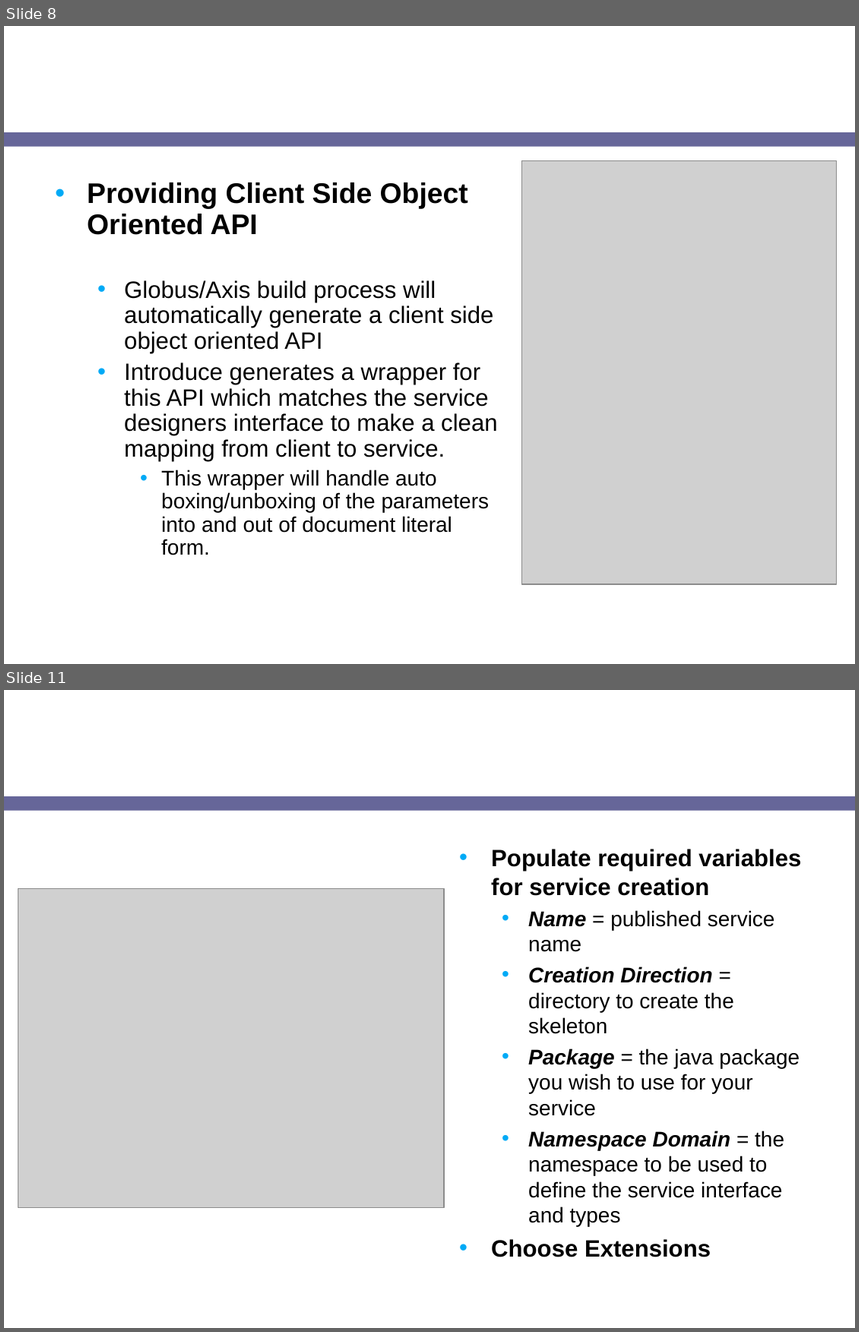
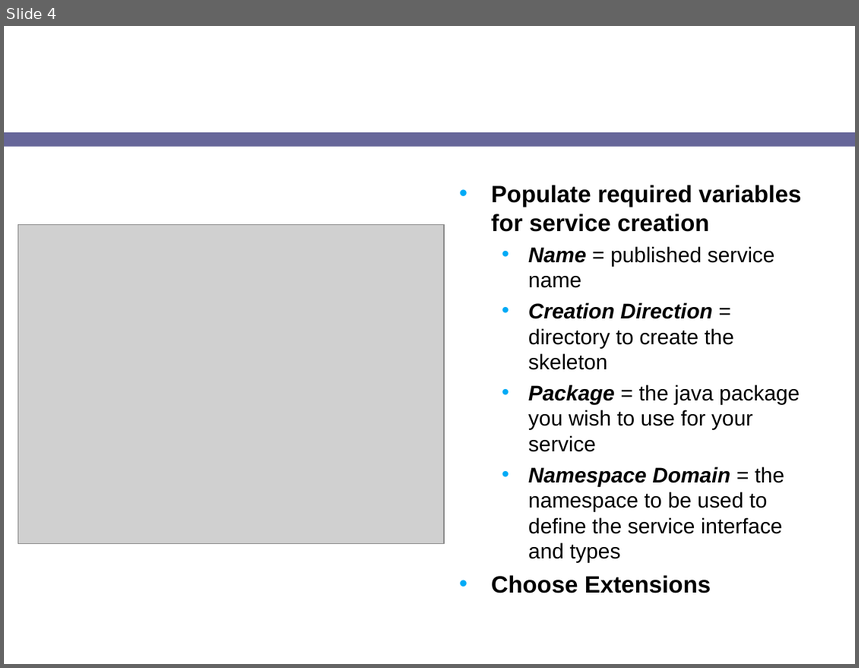
Before and after one commit to NCIP/cagrid-docs, a slide deck: presentations/introduce/Introduce-1.1-OGF-21-globus-software-providers.ppt. Shown one above the other, each under a label of ours: slides 8 and 11 before the commit, slide 4 after it; the slides between them are not shown. The pictures are 859x1332 and 859x668 pixels, drawn with LibreOffice and Linux fonts; fonts in the diff are those of the drawing; grey boxes stand for pictures; background and template pictures are left out. Boxes give left, top, right and bottom in pixels: in the first picture for what was removed or moved away, otherwise in the second. Text is boxed around its words. In the diff, an @@ line names an element or a change of style, - is before the commit and + after.

```diff
--- a/presentations/introduce/Introduce-1.1-OGF-21-globus-software-providers.ppt
+++ b/presentations/introduce/Introduce-1.1-OGF-21-globus-software-providers.ppt
@@ slide 8 removed at bbox=[4, 26, 855, 664], background picture (left out); not listed: 1 template element that a slide beside it also shows @@
@@ title removed at bbox=[32, 26, 671, 126] @@
-Addressing the Requirements (cont)
@@ picture removed at bbox=[522, 161, 836, 585] @@
@@ text removed at bbox=[87, 183, 497, 556] @@
-• Providing Client Side Object Oriented API
-  • Globus/Axis build process will automatically generate a client side object oriented API
-  • Introduce generates a wrapper for this API which matches the service designers interface to make a clean mapping from client to service.
-    • This wrapper will handle auto boxing/unboxing of the parameters into and out of document literal form.
@@ what was slide 11 is now slide 4 @@
```
Also in this commit, not shown: 2 slides changed, 1 slide added, 10 other slides removed.
